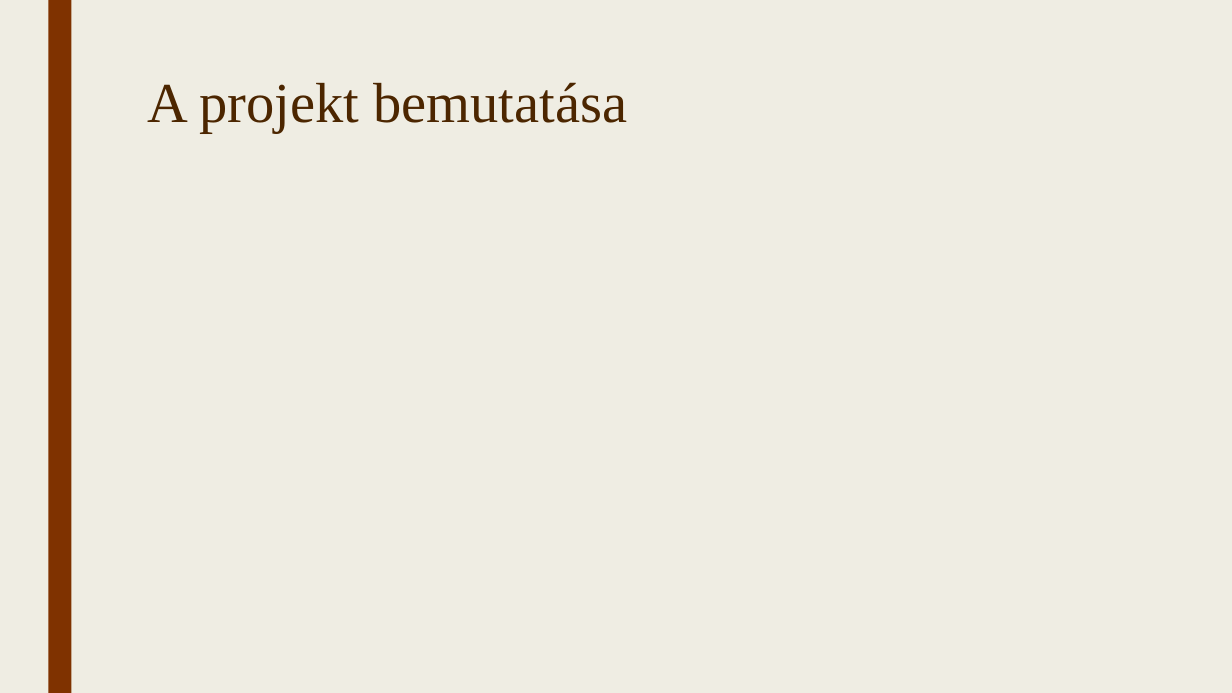
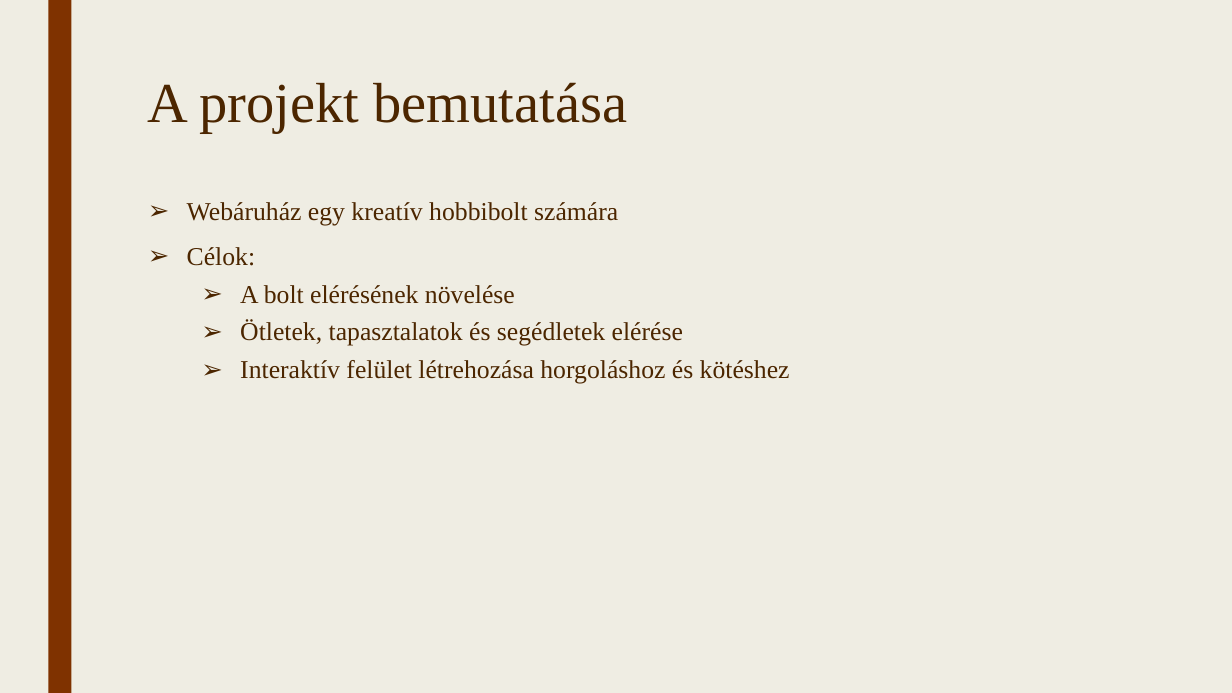
Before and after one commit to TothpalIstvano/13_S1_4_vizsgaremek, a slide deck: slide 2 of Fájlok/Bemutató.pptx. Drawn at 1232x693 pixels with LibreOffice and Linux fonts; fonts in the diff are those of the drawing. Boxes give left, top, right and bottom in pixels: in the first picture for what was removed or moved away, otherwise in the second. Text is boxed around its words. In the diff, an @@ line names an element or a change of style, - is before the commit and + after.

```diff
--- a/Fájlok/Bemutató.pptx
+++ b/Fájlok/Bemutató.pptx
@@ text added at [187,202,790,384], 20 pt, text #4C2600 @@
+➢ Webáruház egy kreatív hobbibolt számára
+➢ Célok:
+  ➢ A bolt elérésének növelése
+  ➢ Ötletek, tapasztalatok és segédletek elérése
+  ➢ Interaktív felület létrehozása horgoláshoz és kötéshez
```
Also in this commit, not shown: 2 other slides changed, 1 slide added, 1 slide removed, 3 other files.
